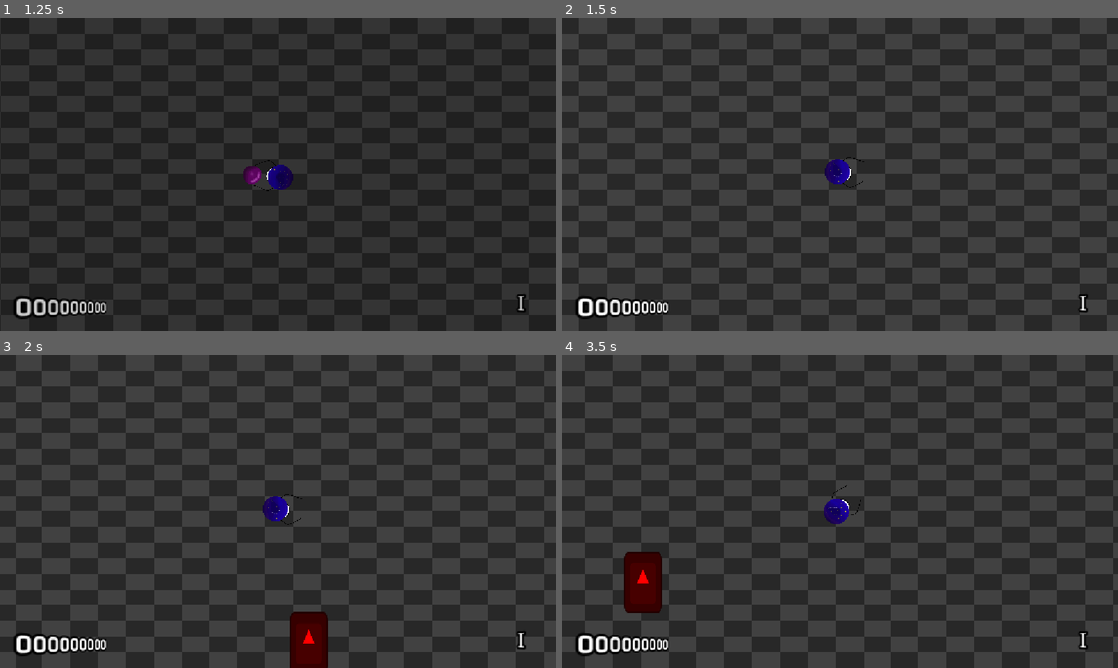
Above: before the commit, frames 1-4 (two rows, left to right).
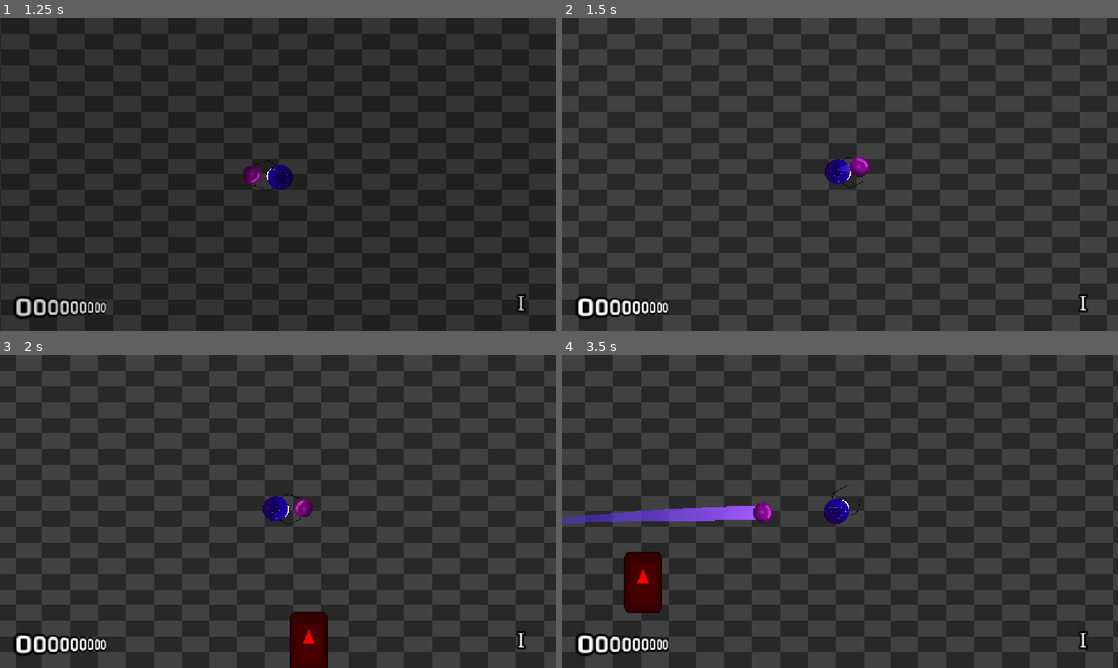
Above: after the commit, the same moments.

Repository: neilavesterinen/Haven-Bounce-Back-Shooter
Game: Godot game, scene res://Scenes/mainmenu/mainmenu.tscn
The game is run twice, just before and just after one commit, with the same random seed, the same clock (stepped at 60 frames per second) and the same inputs. The engine's default icon, where the game draws it, is replaced by a stand-in: a white triangle on a blue panel in a dark square. Sound files missing from this copy of the repository are replaced by a short silence.
Inputs (mouse positions are in pixels of both pictures, inside the frame that each line leads up to):
- Up to frame 1 (1.25 s): click "Play" at 0.5 s
- Up to frame 2 (1.5 s): tap Enter at 1.25 s; move the mouse to (962, 158) at 1.27 s; hold Right (ui_right) from 1.28 s (still down); click (962, 158) at 1.35 s
- Up to frame 3 (2 s): keep holding Right (ui_right)
- Up to frame 4 (3.5 s): release Right (ui_right) at 2 s; drag from (728, 527) to (845, 511) at 2.02 s; move the mouse to (895, 442) at 2.77 s; hold Right (ui_right) from 2.78 s (still down); tap I at 2.85 s; click (895, 442) at 3.05 s

Frame 1 is identical in both runs. In frame 2, 0.2% of the frame differs, in the area x 48-56%, y 44-51%; in frame 3, 0.2%; in frame 4, 1.4%, in the area x 0-38%, y 46-54%.
Error before the commit: Invalid assignment of property or key 'target_node' with value of type 'Node2D' on a base object of type 'RigidBody2D (Orb)'. (res://player/player.gd:46)

Commit message:
att

Diff:
--- a/player/orb.gd
+++ b/player/orb.gd
@@ -61,12 +61,19 @@
 
 	if bouncing_back and player:
 		bounce_elapsed += delta
-		# Rotate the heading toward the player at a limited rate to get a missile arc.
-		var home := global_position.direction_to(player.global_position)
-		var turn := clampf(heading.angle_to(home), -TURN_RATE * delta, TURN_RATE * delta)
+		speed = minf(BASE_SPEED * pow(SPEED_GROWTH, bounce_elapsed), MAX_SPEED)
+
+		# Keep the turn radius below the distance to the player. A fixed turn rate
+		# gives a 300 px radius at MAX_SPEED, which is larger than CATCH_RADIUS,
+		# so the orb could orbit the player forever. Half the distance guarantees
+		# the orb out-turns the bearing to the player and spirals inward.
+		var to_player := player.global_position - global_position
+		var distance := maxf(to_player.length(), 1.0)
+		var turn_radius := maxf(distance * 0.5, 16.0)
+		var max_turn := maxf(speed / turn_radius, TURN_RATE) * delta
+		var home := to_player / distance
+		var turn := clampf(heading.angle_to(home), -max_turn, max_turn)
 		heading = heading.rotated(turn)
-
-		speed = minf(BASE_SPEED * pow(SPEED_GROWTH, bounce_elapsed), MAX_SPEED)
 	else:
 		heading = global_position.direction_to(target_position)
 		speed = BASE_SPEED
--- a/player/player.gd
+++ b/player/player.gd
@@ -35,15 +35,9 @@
 	if Input.is_action_just_pressed("click") and orb_count:
 		orb_count -= 1
 
-		var target_node: Node2D = Node2D.new()
-		get_tree().root.add_child(target_node)
-		target_node.position = Vector2(300,0).rotated(weapon_node.rotation) + self.position
-
 		var orb_node: Orb = orb_scene.instantiate()
-
 		orb_node.player = self
-		orb_node.position = orb_spawn.global_position
-		orb_node.target_node = target_node
-		orb_node.apply_impulse(orb_node.global_position.direction_to(orb_node.target_node.global_position) * 1000)
+		orb_node.target_position = orb_spawn.global_position + Vector2(400, 0).rotated(weapon_node.global_rotation)
 
 		get_tree().root.add_child(orb_node)
+		orb_node.global_position = orb_spawn.global_position
